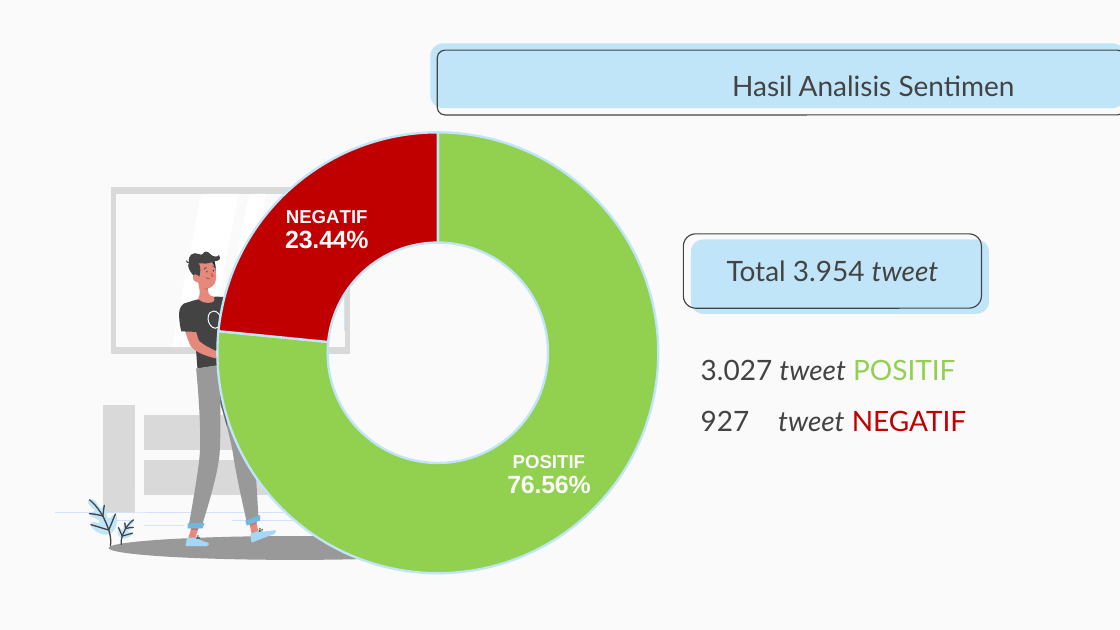
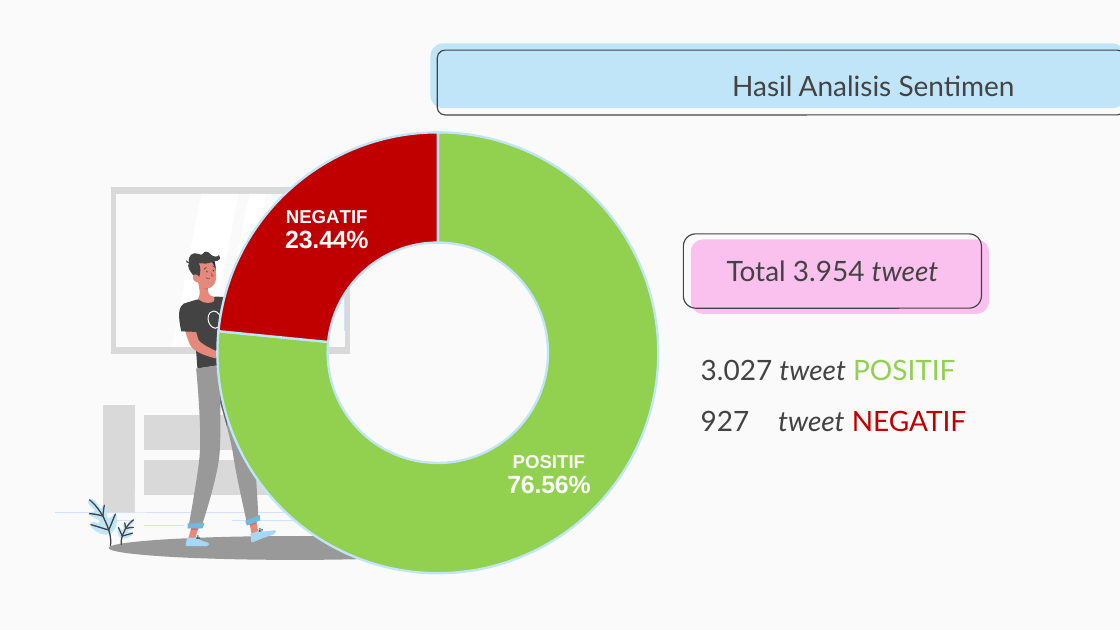
Before and after one commit to muspriandi/TextMining-SentimentAnalysis, a slide deck: slide 17 of Dokumen TA/1711501559-Presentasi.pptx. Drawn at 1120x630 pixels with LibreOffice and Linux fonts; fonts in the diff are those of the drawing. Boxes give left, top, right and bottom in pixels: in the first picture for what was removed or moved away, otherwise in the second. Text is boxed around its words. In the diff, an @@ line names an element or a change of style, - is before the commit and + after.

```diff
--- a/Dokumen TA/1711501559-Presentasi.pptx
+++ b/Dokumen TA/1711501559-Presentasi.pptx
@@ rounded rectangle at box(691, 240, 989, 314): fill #C1E5F8 to #FAC0EE @@
```
Also in this commit, not shown: 8 other slides changed, 2 other files.
